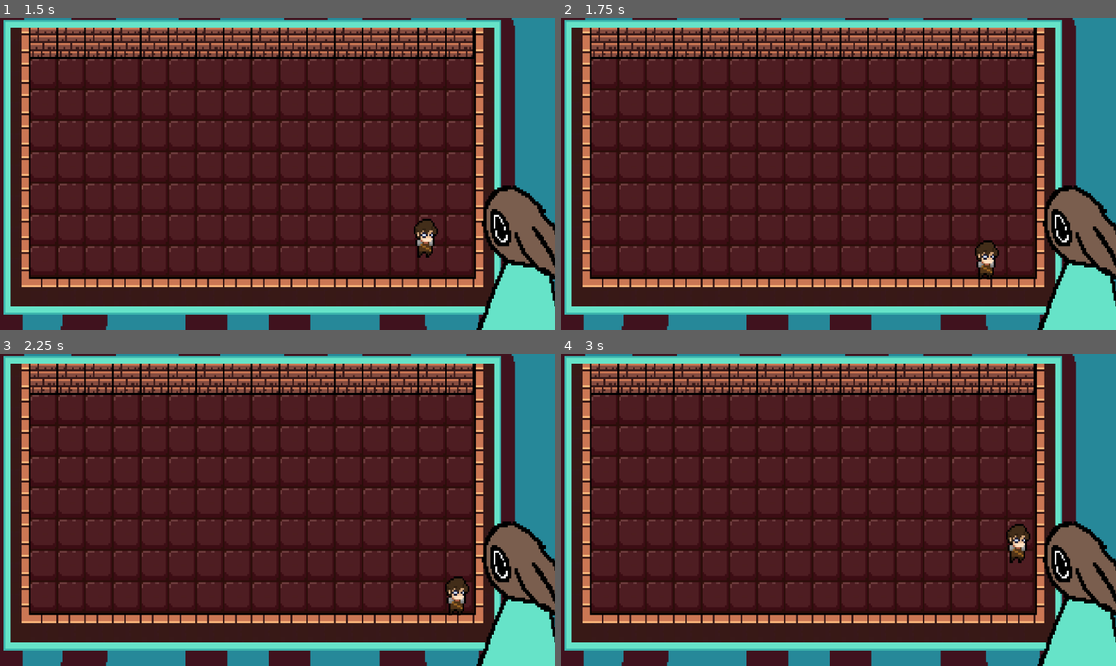
Above: before the commit, frames 1-4 (two rows, left to right).
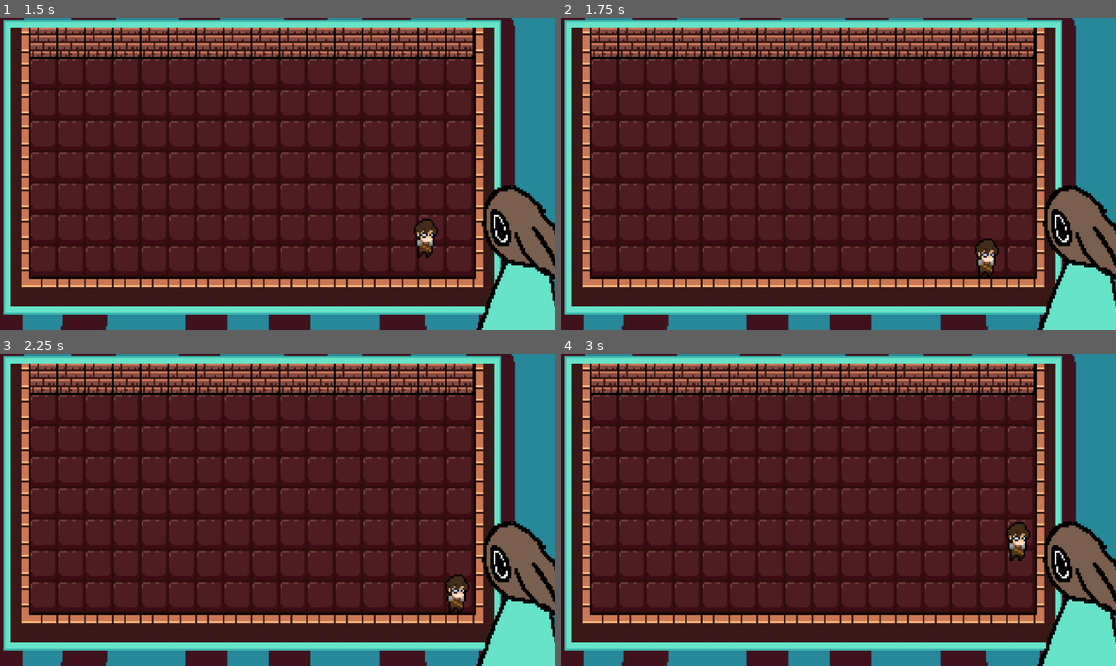
Above: after the commit, the same moments.

Repository: akaDeji/game-jam
Game: Godot game, scene res://scenes/Bob view.tscn
Two runs of this game, one before a commit and one after it. Both use one fixed random seed, a clock stepped at 60 frames per second and the inputs below.
Inputs:
- Up to frame 1 (1.5 s): tap Enter at 0.5 s; hold D (right) 0.53-1.28 s; hold Down (down) from 1.28 s (still down)
- Up to frame 2 (1.75 s): keep holding Down (down)
- Up to frame 3 (2.25 s): tap Space at 2 s; release Down (down) at 2.03 s; hold D (right) from 2.03 s (still down)
- Up to frame 4 (3 s): tap Enter at 2.75 s; release D (right) at 2.78 s; hold Up (up) from 2.78 s (still down)

Frame 1 is identical in both runs. In frame 2, 0.2% of the frame differs, in the area x 74-79%, y 70-84%; in frame 3, 0.2%; in frame 4, 0.2%.

Commit message:
Update player.tscn

Diff:
--- a/scenes/player.tscn
+++ b/scenes/player.tscn
@@ -95,4 +95,5 @@
 frame_progress = 0.388563
 
 [node name="CollisionShape2D" type="CollisionShape2D" parent="."]
+position = Vector2(0, 1)
 shape = SubResource("RectangleShape2D_smehm")
